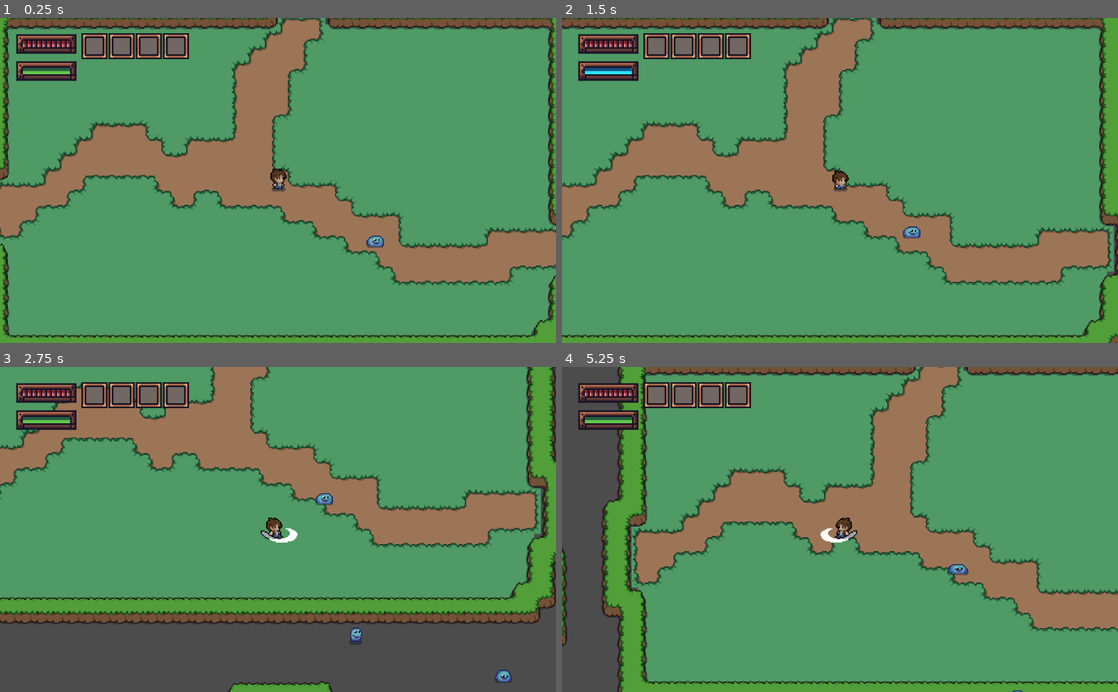
Above: before the commit, frames 1-4 (two rows, left to right).
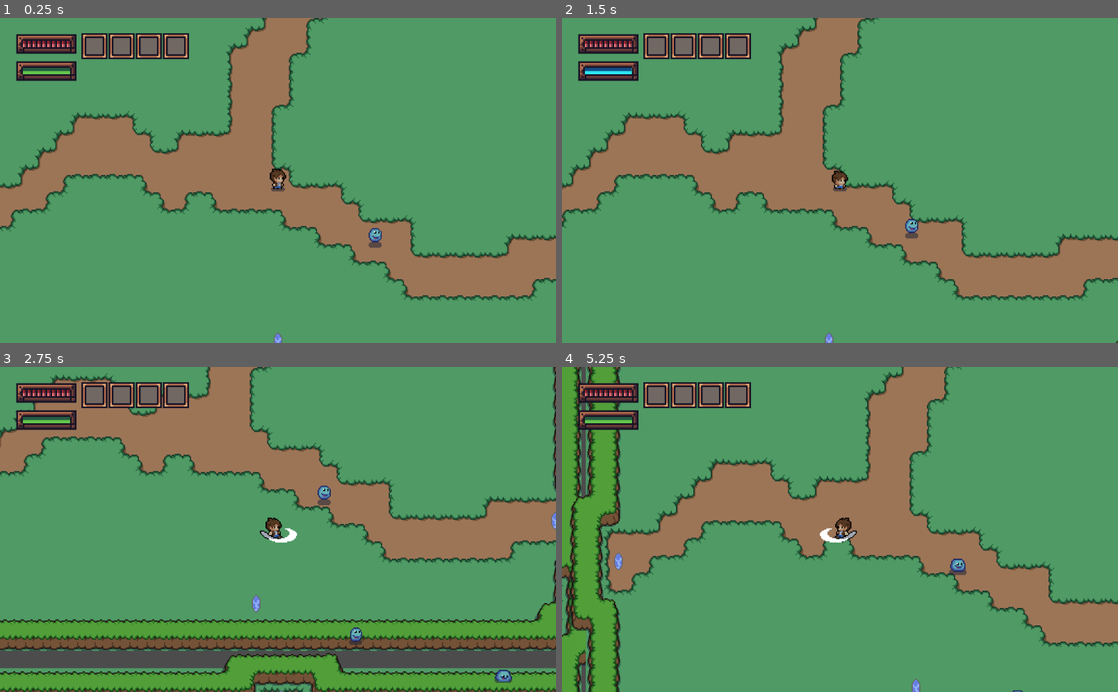
Above: after the commit, the same moments.

Repository: psm7177/drain
Game: Godot game, scene res://main.tscn
Two runs of this game, one before a commit and one after it. Both use one fixed random seed, a clock stepped at 60 frames per second and the inputs below.
Inputs:
- Up to frame 1 (0.25 s): no input
- Up to frame 2 (1.5 s): hold D (right) 0.53-1.28 s; hold Space (attack) 0.53-1.28 s; hold S (down) from 1.28 s (still down); tap Shift (drain) at 1.35 s
- Up to frame 3 (2.75 s): release S (down) at 2.03 s; hold D (right) from 2.03 s (still down); hold Space (attack) from 2.03 s (still down)
- Up to frame 4 (5.25 s): release D (right) at 2.78 s; release Space (attack) at 2.78 s; hold W (up) 2.78-3.53 s; tap Shift (drain) at 2.85, 4.35 s; hold Space (attack) 3.53-4.28 s; hold A (left) 3.53-5.03 s; hold S (down) from 5.03 s (still down); hold Space (attack) from 5.03 s (still down)

The runs differ from the first frame. In frame 1, 18% of the frame differs, in the area x 0-100%, y 0-100%; in frame 2, 18%; in frame 3, 35%; in frame 4, 26%.

Commit message:
Implement warp

Diff:
--- a/Drain.tscn
+++ /dev/null
@@ -1,6 +0,0 @@
-[gd_scene load_steps=2 format=2]
-
-[ext_resource path="res://Drain.gd" type="Script" id=3]
-
-[node name="Drain" type="Area2D"]
-script = ExtResource( 3 )
--- a/Monster.tscn
+++ b/Monster.tscn
@@ -4,7 +4,7 @@
 [ext_resource path="res://Monster.gd" type="Script" id=2]
 [ext_resource path="res://Hurtbox.gd" type="Script" id=3]
 [ext_resource path="res://loot.gd" type="Script" id=4]
-[ext_resource path="res://Drain_Skill.gd" type="Script" id=5]
+[ext_resource path="res://skill/Drain/Drain_Skill.gd" type="Script" id=5]
 [ext_resource path="res://skill/Skill.tscn" type="PackedScene" id=6]
 
 [sub_resource type="AtlasTexture" id=6]
@@ -136,10 +136,10 @@
 } ]
 
 [sub_resource type="CircleShape2D" id=28]
-radius = 5.0
+radius = 15.0
 
 [sub_resource type="CapsuleShape2D" id=29]
-radius = 5.0
+radius = 15.0
 height = 0.0
 
 [node name="Monster" type="KinematicBody2D"]
@@ -152,9 +152,10 @@
 SPEED = 1500
 
 [node name="AnimatedSprite" type="AnimatedSprite" parent="."]
+scale = Vector2( 2, 2 )
 frames = SubResource( 27 )
 animation = "Jump"
-frame = 4
+frame = 1
 playing = true
 
 [node name="CollisionShape2D" type="CollisionShape2D" parent="."]
--- /dev/null
+++ b/Room/Portal.gd
@@ -0,0 +1,13 @@
+extends Area2D
+
+export var direction = 0
+
+func _ready():
+	pass # Replace with function body.
+
+func _on_Portal_body_entered(body):
+	if body.name == 'Player':
+		var room_path = get_node('../').edgeArray[direction]
+		if room_path != null:
+			var room = get_node(room_path)
+			room.spawn_player(body)
--- /dev/null
+++ b/Room/Portal.tscn
@@ -0,0 +1,22 @@
+[gd_scene load_steps=4 format=2]
+
+[ext_resource path="res://mystic_woods_free_v0.2/sprites/tilesets/plains.png" type="Texture" id=1]
+[ext_resource path="res://Room/Portal.gd" type="Script" id=2]
+
+[sub_resource type="CapsuleShape2D" id=1]
+
+[node name="Portal" type="Area2D"]
+scale = Vector2( 2, 2 )
+script = ExtResource( 2 )
+
+[node name="Sprite" type="Sprite" parent="."]
+scale = Vector2( 2, 2 )
+texture = ExtResource( 1 )
+hframes = 7
+vframes = 12
+frame = 60
+
+[node name="CollisionShape2D" type="CollisionShape2D" parent="."]
+shape = SubResource( 1 )
+
+[connection signal="body_entered" from="." to="." method="_on_Portal_body_entered"]
--- a/Room/Room.gd
+++ b/Room/Room.gd
@@ -1,4 +1,4 @@
-extends Sprite
+extends Node2D
 
 enum {LEFT=0,UP=1,RIGHT=2,DOWN=3}
 
--- a/Room/Room.tscn
+++ b/Room/Room.tscn
@@ -1,14 +1,36 @@
-[gd_scene load_steps=4 format=2]
+[gd_scene load_steps=5 format=2]
 
 [ext_resource path="res://Room/Room.gd" type="Script" id=1]
+[ext_resource path="res://Room/Portal.tscn" type="PackedScene" id=2]
 [ext_resource path="res://mystic_woods_free_v0.2/sprites/tilesets/grass.png" type="Texture" id=3]
 [ext_resource path="res://Room/TileMap.tscn" type="PackedScene" id=4]
 
-[node name="Room" type="Sprite"]
-scale = Vector2( 64, 36 )
-texture = ExtResource( 3 )
+[node name="Room" type="Node2D"]
 script = ExtResource( 1 )
 
+[node name="Sprite" type="Sprite" parent="."]
+scale = Vector2( 76, 48 )
+texture = ExtResource( 3 )
+
 [node name="TileMap" parent="." instance=ExtResource( 4 )]
-scale = Vector2( 0.0284192, 0.0484848 )
+scale = Vector2( 2, 2 )
 tile_data = PoolIntArray( -786434, 1, 1, -786433, 1, 2, -851968, 1, 2, -851967, 1, 2, -851966, 1, 2, -851965, 1, 2, -85 …(6998 unchanged characters)…
+
+[node name="LeftPortal" parent="." instance=ExtResource( 2 )]
+position = Vector2( -548, 64 )
+scale = Vector2( 1, 1 )
+
+[node name="UpPortal" parent="." instance=ExtResource( 2 )]
+position = Vector2( 46, -327 )
+scale = Vector2( 1, 1 )
+direction = 1
+
+[node name="UpPortal2" parent="." instance=ExtResource( 2 )]
+position = Vector2( 551, 144 )
+scale = Vector2( 1, 1 )
+direction = 2
+
+[node name="UpPortal3" parent="." instance=ExtResource( 2 )]
+position = Vector2( 0, 297 )
+scale = Vector2( 1, 1 )
+direction = 3
--- a/Room/TileMap.tscn
+++ b/Room/TileMap.tscn
@@ -187,7 +187,7 @@
 1/z_index = 0
 
 [node name="TileMap" type="TileMap"]
-scale = Vector2( 2, 2 )
+scale = Vector2( 0.028, 0.028 )
 tile_set = SubResource( 1 )
 cell_size = Vector2( 16, 16 )
 show_collision = true
--- a/main.tscn
+++ b/main.tscn
@@ -9,7 +9,6 @@
 [node name="main" type="Node2D"]
 
 [node name="Room" parent="." instance=ExtResource( 3 )]
-visible = false
 
 [node name="RoomManager" type="Node2D" parent="."]
 script = ExtResource( 2 )
@@ -24,26 +23,27 @@
 current = true
 
 [node name="Control" parent="Player" instance=ExtResource( 5 )]
-anchor_left = 1.0
-anchor_top = 0.0
-anchor_right = 1.0
-anchor_bottom = 0.0
 
 [node name="Monster" parent="." instance=ExtResource( 4 )]
 position = Vector2( 184, 111 )
+scale = Vector2( 1, 1 )
 
 [node name="Monster2" parent="." instance=ExtResource( 4 )]
 position = Vector2( 415, 410 )
+scale = Vector2( 1, 1 )
 
 [node name="Monster3" parent="." instance=ExtResource( 4 )]
 position = Vector2( 646, 276 )
+scale = Vector2( 1, 1 )
 
 [node name="Monster4" parent="." instance=ExtResource( 4 )]
 position = Vector2( 152, 344 )
+scale = Vector2( 1, 1 )
 MAX_HP = 5
 
 [node name="Monster5" parent="." instance=ExtResource( 4 )]
 position = Vector2( 784, 156 )
+scale = Vector2( 1, 1 )
 
 [connection signal="enroll_skill" from="Player" to="Player/Control" method="_on_Player_enroll_skill"]
 [connection signal="setDrain" from="Player" to="Player/Control" method="_on_Player_setDrain"]
--- a/player.tscn
+++ b/player.tscn
@@ -2,7 +2,7 @@
 
 [ext_resource path="res://mystic_woods_free_v0.2/sprites/characters/player.png" type="Texture" id=1]
 [ext_resource path="res://player.gd" type="Script" id=2]
-[ext_resource path="res://Drain.tscn" type="PackedScene" id=3]
+[ext_resource path="res://skill/Drain/Drain.tscn" type="PackedScene" id=3]
 [ext_resource path="res://skill/Skill.tscn" type="PackedScene" id=4]
 [ext_resource path="res://skillManager.gd" type="Script" id=5]
 
@@ -175,15 +175,14 @@
 script = ExtResource( 2 )
 
 [node name="AnimatedSprite" type="Sprite" parent="."]
-position = Vector2( 0, -18 )
+position = Vector2( -1, -18 )
 scale = Vector2( 2, 2 )
 texture = ExtResource( 1 )
 hframes = 6
 vframes = 5
-frame = 4
+frame = 1
 
 [node name="CollisionShape2D" type="CollisionShape2D" parent="."]
-visible = false
 shape = SubResource( 27 )
 
 [node name="AnimationPlayer" type="AnimationPlayer" parent="."]
--- a/Drain.gd
+++ b/skill/Drain/Drain.gd
@@ -5,7 +5,7 @@
 export var skill_range = 100
 export var skill_radius = 1.0/6.0*PI
 var timer = 0
-var particle = preload("res://DrainParticle.tscn")
+var particle = preload("res://skill/Drain/DrainParticle.tscn")
 var onoff = false
 # Called when the node enters the scene tree for the first time.
 
--- /dev/null
+++ b/skill/Drain/Drain.tscn
@@ -0,0 +1,6 @@
+[gd_scene load_steps=2 format=2]
+
+[ext_resource path="res://skill/Drain/Drain.gd" type="Script" id=1]
+
+[node name="Drain" type="Area2D"]
+script = ExtResource( 1 )
Not shown, removed: .mono/metadata/ide_messaging_meta.txt
Binary file changed: mystic_woods_free_v0.2/sprites/tilesets/plains.png
Renamed: DrainParticle.tscn -> skill/Drain/DrainParticle.tscn
Renamed: Drain_Skill.gd -> skill/Drain/Drain_Skill.gd
